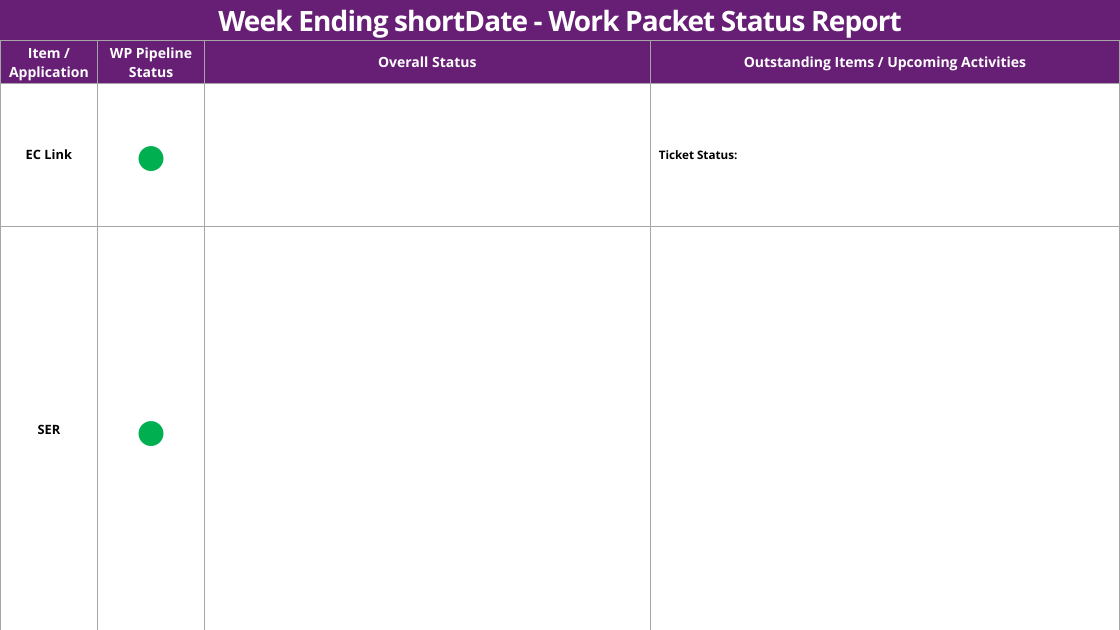
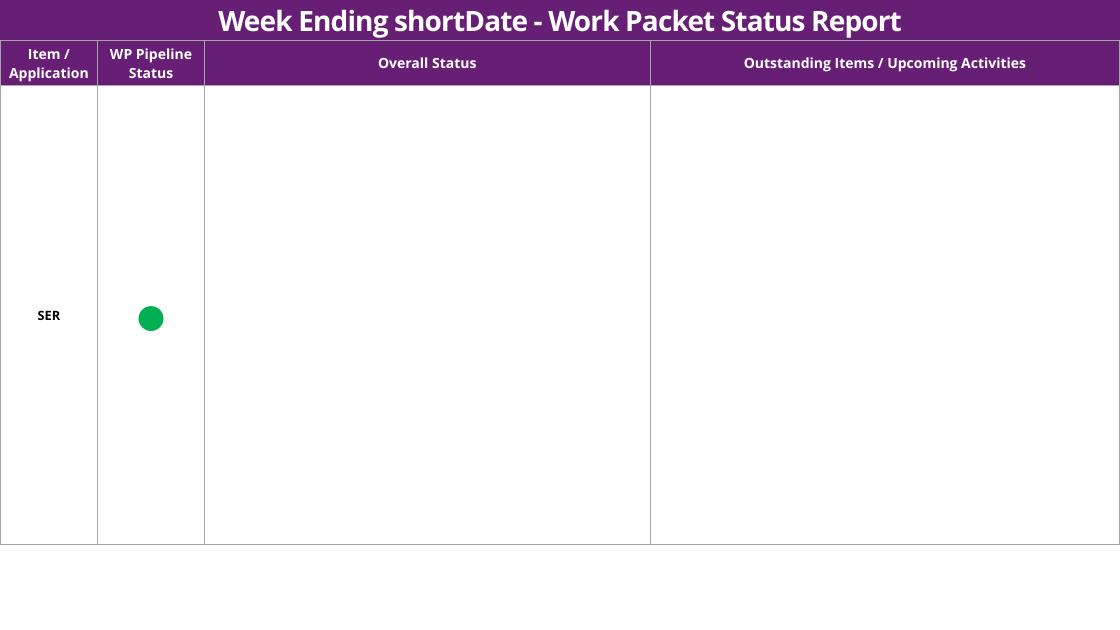
Before and after one commit to akshaya3206/Tracker-WeeklyDeck, a slide deck: slide 2 of WeeklyDeck_Template.pptx. Drawn at 1120x630 pixels with LibreOffice and Linux fonts; fonts in the diff are those of the drawing; background and template pictures are left out. Boxes give left, top, right and bottom in pixels: in the first picture for what was removed or moved away, otherwise in the second. Text is boxed around its words. In the diff, an @@ line names an element or a change of style, - is before the commit and + after.

Commit message:
Updated version

```diff
--- a/WeeklyDeck_Template.pptx
+++ b/WeeklyDeck_Template.pptx
@@ table at [0,41,1120,545] @@
-row 2: EC Link | ● |  | Ticket Status:
```
